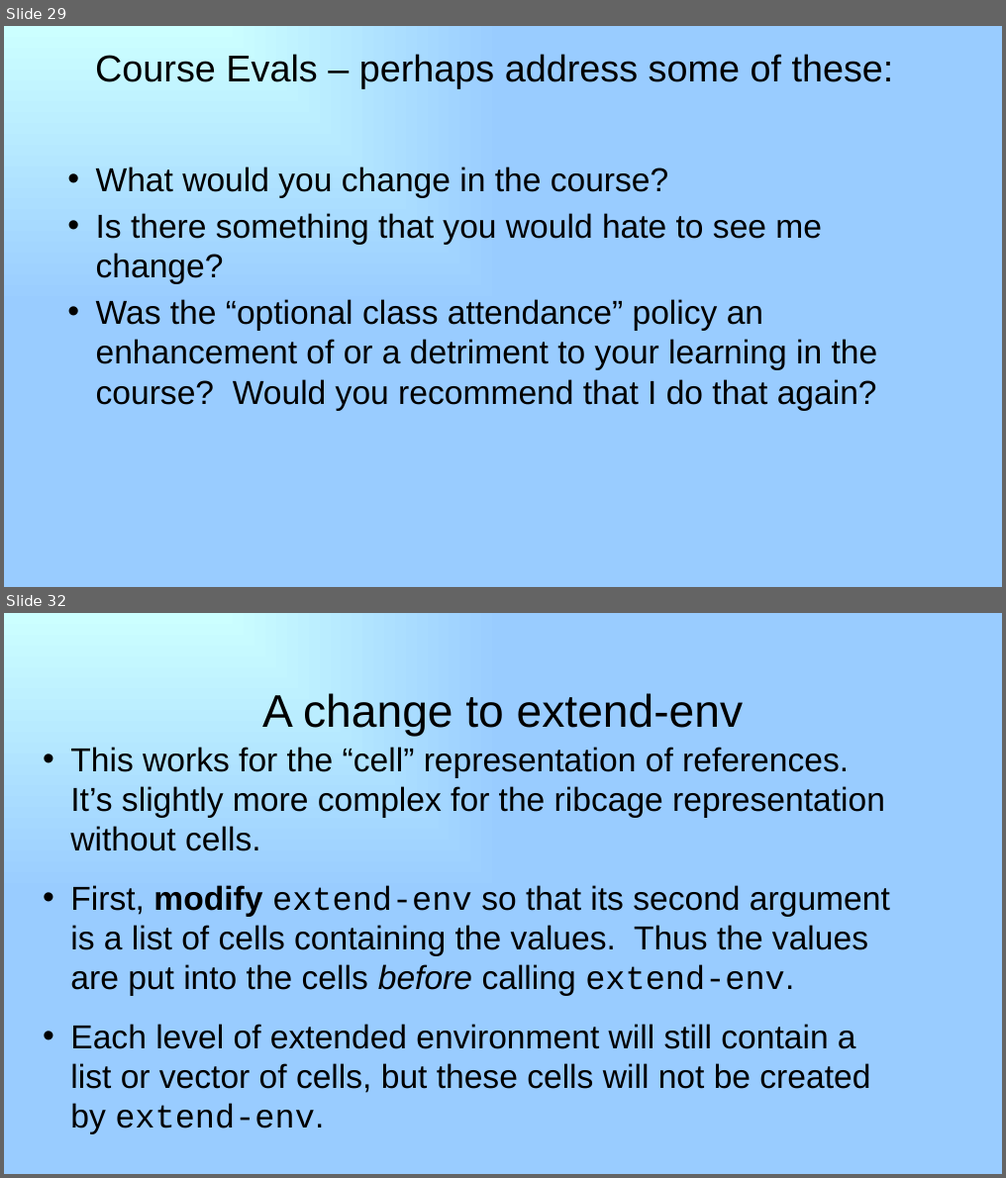
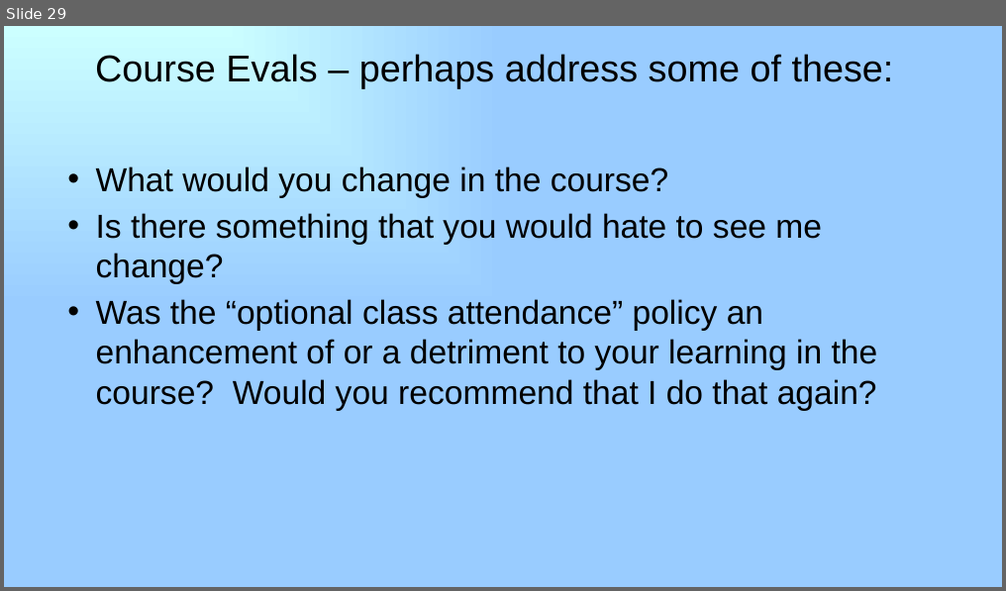
Before and after one commit to RHIT-CSSE/csse304, a slide deck: ClassMaterials/RefParamsCorountines/37_refParams_coroutines.pptx. Shown one above the other, each under a label of ours: slides 29 and 32 before the commit, slide 29 after it; the slides between them are not shown. The pictures are 1006x1178 and 1006x591 pixels, drawn with LibreOffice and Linux fonts; fonts in the diff are those of the drawing. Boxes give left, top, right and bottom in pixels: in the first picture for what was removed or moved away, otherwise in the second. Text is boxed around its words. In the diff, an @@ line names an element or a change of style, - is before the commit and + after.

```diff
--- a/ClassMaterials/RefParamsCorountines/37_refParams_coroutines.pptx
+++ b/ClassMaterials/RefParamsCorountines/37_refParams_coroutines.pptx
@@ slide 32 removed at [4,613,1002,1174], background gradient #CCFFFF to #99CCFF @@
@@ title removed at [262,693,743,737] @@
-A change to extend-env
@@ text removed at [70,747,890,1135] @@
-• This works for the “cell” representation of references. It’s slightly more complex for the ribcage representation without cells.
-• First, modify extend-env so that its second argument is a list of cells containing the values. Thus the values are put into the cells before calling extend-env.
-• Each level of extended environment will still contain a list or vector of cells, but these cells will not be created by extend-env.
```
Also in this commit, not shown: 3 other slides removed, 2 other files.
